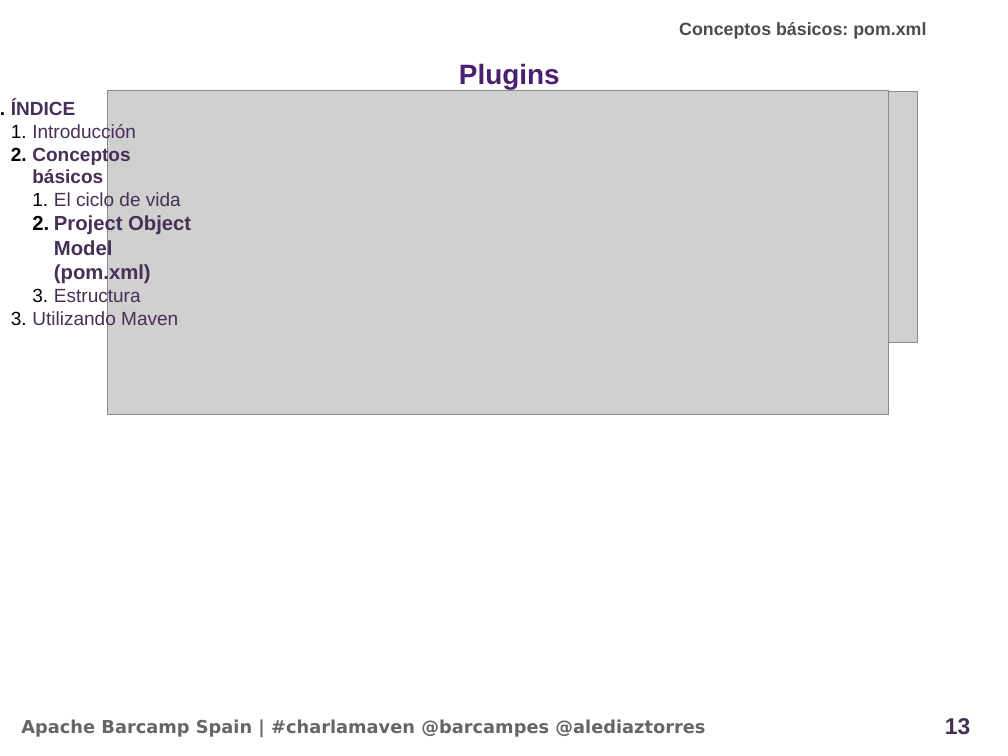
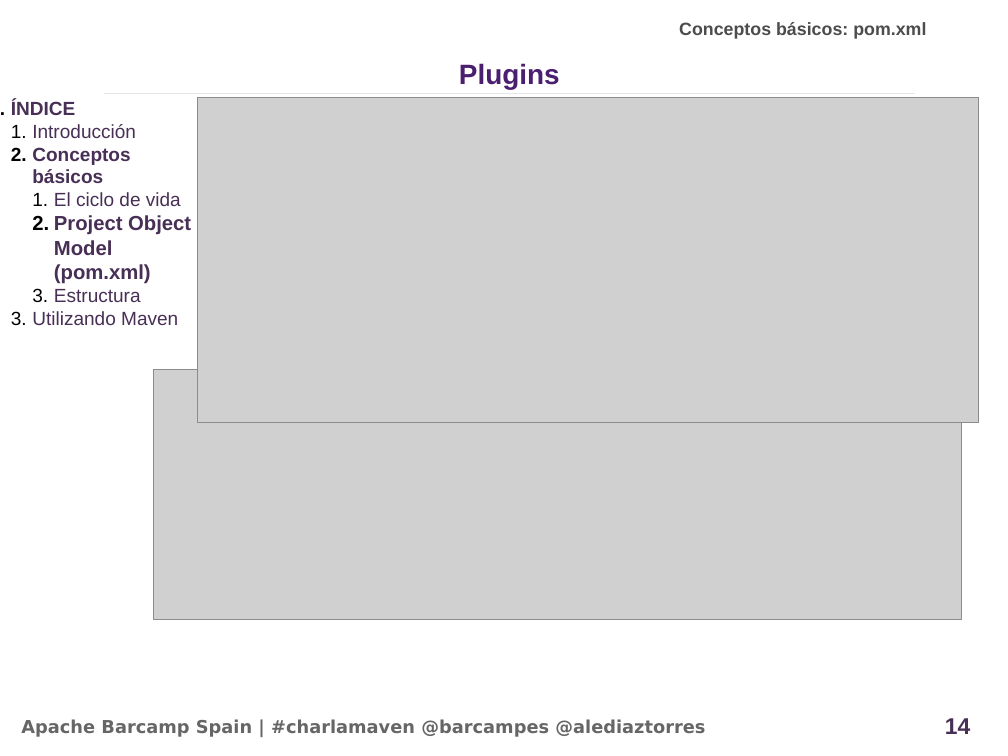
Before and after one commit to alediator/barcamp-maven, a slide deck: slide 14 of doc/slideshare_introduccion.odp (slide 13 before the commit). Drawn at 1008x756 pixels with LibreOffice and Linux fonts; fonts in the diff are those of the drawing; grey boxes stand for pictures; background and template pictures are left out. Boxes give left, top, right and bottom in pixels: in the first picture for what was removed or moved away, otherwise in the second. Text is boxed around its words. In the diff, an @@ line names an element or a change of style, - is before the commit and + after.

```diff
--- a/doc/slideshare_introduccion.odp
+++ b/doc/slideshare_introduccion.odp
@@ picture moved from (x1=108, y1=90, x2=889, y2=414) to (x1=198, y1=97, x2=980, y2=422) @@
@@ picture moved from (x1=111, y1=92, x2=918, y2=343) to (x1=154, y1=370, x2=961, y2=620) @@
@@ page number at (x1=945, y1=718, x2=970, y2=734): text changed @@
-13
+14
```
Also in this commit, not shown: 7 other slides changed, 1 slide added.
